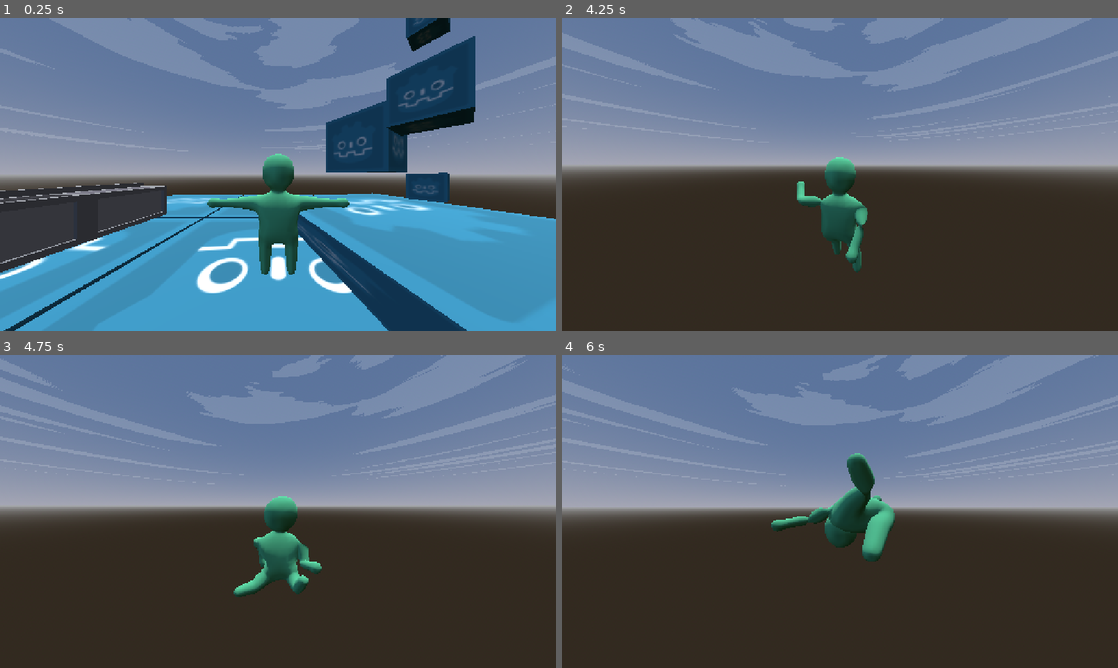
Above: before the commit, frames 1-4 (two rows, left to right).
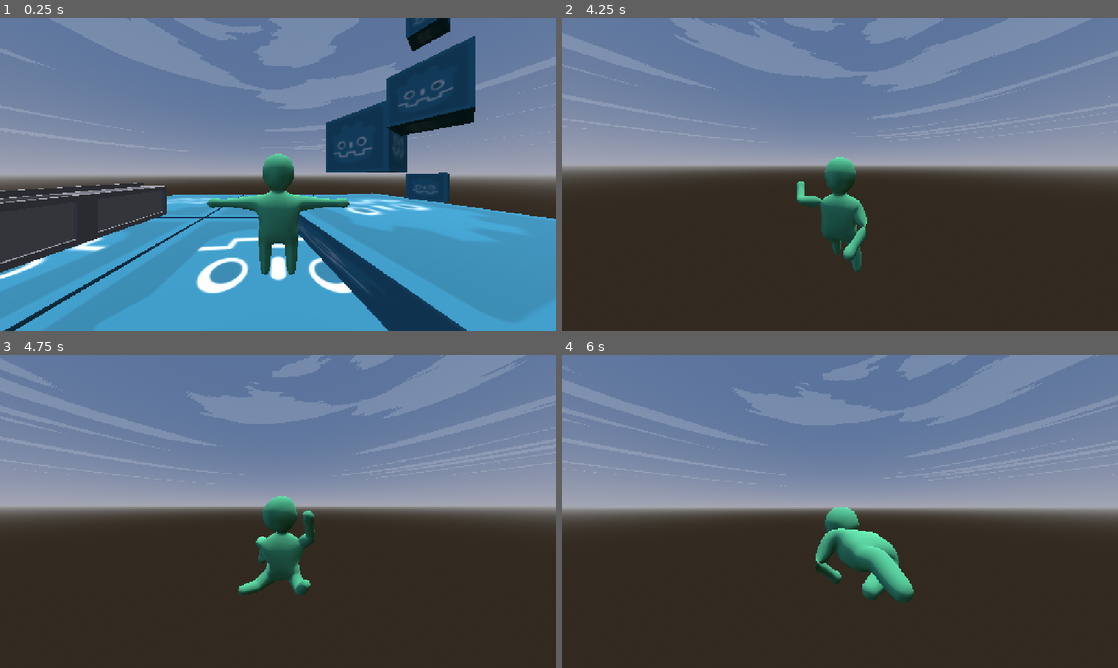
Above: after the commit, the same moments.

Repository: Lost-Rabbit-Digital/ChefWobbles
Game: Godot game, scene res://scenes/worlds/demo_scene.tscn
Same seed, same stepped clock (60 frames per second), same inputs: the game is played once before the commit and once after it. Sound files missing from this copy of the repository are replaced by a short silence.
Inputs (mouse positions are in pixels of both pictures, inside the frame that each line leads up to):
- Up to frame 1 (0.25 s): no input
- Up to frame 2 (4.25 s): move the mouse to (962, 158) at 0.52 s; hold D (move_right) 0.53-1.28 s; hold Space (jump) 0.53-1.28 s; tap R (ragdoll) at 0.6, 1.55, 3.05, 3.6 s; click (962, 158) at 0.67 s; move the mouse to (812, 174) at 1.27 s; hold W (move_forward) from 1.28 s (still down); tap Space (jump) at 1.35, 1.52, 1.82, 2.3, 3.02, 3.32 s; move the mouse to (851, 168) at 2.02 s; press the mouse at (851, 168) at 2.03 s; move the mouse to (834, 180) at 2.77 s; release the mouse at (834, 180) at 2.78 s; right-click (834, 180) at 2.85 s; click (834, 180) at 2.92 s; move the mouse to (878, 177) at 3.52 s; hold Space (jump) from 3.53 s (still down)
- Up to frame 3 (4.75 s): keep holding W (move_forward); move the mouse to (233, 508) at 4.27 s; release Space (jump) at 4.28 s; tap R (ragdoll) at 4.35 s; tap Space (jump) at 4.52 s
- Up to frame 4 (6 s): tap Space (jump) at 4.82 s; move the mouse to (845, 511) at 5.02 s; hold Space (jump) 5.03-5.78 s; click (845, 511) at 5.17 s; move the mouse to (817, 505) at 5.77 s; release W (move_forward) at 5.78 s; hold D (move_right) from 5.78 s (still down); click (817, 505) at 5.85 s

Frame 1 is identical in both runs. In frame 2, 0.3% of the frame differs, in the area x 42-55%, y 55-79%; in frame 3, 1.0%; in frame 4, 4.4%, in the area x 37-64%, y 31-80%.

Commit message:
Creating thud sounds, creating backend for audio manipulator

Diff:
--- a/godot_project/Scenes/character.tscn
+++ b/godot_project/Scenes/character.tscn
@@ -6,6 +6,7 @@
 [ext_resource type="AudioStream" uid="uid://d3gj7rc6r7kpd" path="res://audio/sound_effects/plops/plop_2.mp3" id="3_2cgup"]
 [ext_resource type="Material" uid="uid://b277dmlnwx24i" path="res://models/character/character_material.tres" id="3_ejsiy"]
 [ext_resource type="Script" uid="uid://ba8yfbx4qeq4j" path="res://scripts/character_controller/camera.gd" id="3_ya0u6"]
+[ext_resource type="AudioStream" uid="uid://4u1y6tmi4ae6" path="res://audio/sound_effects/dings/ding_1.mp3" id="4_2cgup"]
 
 [sub_resource type="StandardMaterial3D" id="StandardMaterial3D_l0mvc"]
 resource_name = "Character"
@@ -119,6 +120,7 @@
 angular_spring_stiffness = 3000.0
 grab_audio = ExtResource("2_0lw5n")
 release_audio = ExtResource("3_2cgup")
+footstep_audio = ExtResource("4_2cgup")
 
 [node name="Physical" parent="." instance=ExtResource("1_nfcse")]
 transform = Transform3D(-1, 0, -8.74228e-08, 0, 1, 0, 8.74228e-08, 0, -1, 0, 0, 0)
@@ -157,10 +159,10 @@
 shape = SubResource("BoxShape3D_fo83p")
 
 [node name="Physical Bone LArm1" type="PhysicalBone3D" parent="Physical/Armature/Skeleton3D" index="2"]
-transform = Transform3D(-1.27055e-20, 0, -1, -1, 7.54975e-08, 1.27055e-20, 7.54975e-08, 1, 0, 0.91576, 1, 0)
-joint_type = 2
-joint_offset = Transform3D(1, 0, 0, 0, 1, 0, 0, 0, 1, 3.91574e-21, 1.11292e-33, 0.31882)
-body_offset = Transform3D(1, 2.84217e-13, -1.2282e-20, -1.2282e-20, 0, -1, -2.84217e-13, 1, 0, 0, 0.31882, 0)
+transform = Transform3D(-1.3129e-20, 0, -1, -1, 7.54975e-08, 1.3129e-20, 7.54975e-08, 1, 0, 0.91576, 1, 0)
+joint_type = 2
+joint_offset = Transform3D(1, 0, 0, 0, 1, 0, 0, 0, 1, 4.05077e-21, 1.1513e-33, 0.31882)
+body_offset = Transform3D(1, 2.84217e-13, -1.27055e-20, -1.27055e-20, 0, -1, -2.84217e-13, 1, 0, 0, 0.31882, 0)
 friction = 0.2
 linear_damp_mode = 1
 angular_damp = 1.0
@@ -176,10 +178,10 @@
 shape = SubResource("CapsuleShape3D_qknsb")
 
 [node name="Physical Bone LArm2" type="PhysicalBone3D" parent="Physical/Armature/Skeleton3D" index="3"]
-transform = Transform3D(-1.27055e-20, 0, -1, -1, 7.54975e-08, 1.27055e-20, 7.54975e-08, 1, 0, 1.61445, 1, -1.42109e-14)
-joint_type = 2
-joint_offset = Transform3D(1, 0, 0, 0, 1, 0, 0, 0, 1, 4.66557e-21, 7.10543e-15, 0.379871)
-body_offset = Transform3D(1, 2.84217e-13, -1.2282e-20, -1.2282e-20, 0, -1, -2.84217e-13, 1, 0, 0, 0.379871, -7.10543e-15)
+transform = Transform3D(-1.3129e-20, 0, -1, -1, 7.54975e-08, 1.3129e-20, 7.54975e-08, 1, 0, 1.61445, 1, -1.42109e-14)
+joint_type = 2
+joint_offset = Transform3D(1, 0, 0, 0, 1, 0, 0, 0, 1, 4.82645e-21, 7.10543e-15, 0.379871)
+body_offset = Transform3D(1, 2.84217e-13, -1.27055e-20, -1.27055e-20, 0, -1, -2.84217e-13, 1, 0, 0, 0.379871, -7.10543e-15)
 friction = 0.2
 linear_damp_mode = 1
 angular_damp = 1.0
@@ -289,10 +291,10 @@
 max_results = 10
 
 [node name="Physical Bone RLeg1" type="PhysicalBone3D" parent="Physical/Armature/Skeleton3D" index="8"]
-transform = Transform3D(1.14403e-07, 0.999677, 0.0254165, 0.544879, -0.0213122, 0.838244, 0.838515, 0.0138488, -0.544703, -0.386655, -0.241816, 0.145382)
-joint_type = 2
-joint_offset = Transform3D(1, 0, 0, 0, 1, 0, 0, 0, 1, -6.34706e-07, 4.10096e-07, 0.2669)
-body_offset = Transform3D(1, -3.42727e-07, -3.57628e-07, -3.27826e-07, 3.02214e-07, -1, 3.09199e-07, 1, 2.5006e-07, 7.30157e-07, 0.2669, -4.76837e-07)
+transform = Transform3D(1.12541e-07, 0.999677, 0.0254165, 0.544879, -0.0213122, 0.838244, 0.838515, 0.0138488, -0.544703, -0.386655, -0.241816, 0.145382)
+joint_type = 2
+joint_offset = Transform3D(1, 0, 0, 0, 1, 0, 0, 0, 1, -6.57058e-07, 4.10593e-07, 0.2669)
+body_offset = Transform3D(1, -3.39001e-07, -3.57628e-07, -3.27826e-07, 3.00817e-07, -1, 3.07336e-07, 1, 2.48197e-07, 7.52509e-07, 0.2669, -4.76837e-07)
 friction = 0.2
 linear_damp_mode = 1
 angular_damp = 1.0
@@ -310,8 +312,8 @@
 [node name="Physical Bone RLeg2" type="PhysicalBone3D" parent="Physical/Armature/Skeleton3D" index="9"]
 transform = Transform3D(1.64828e-07, 1, 9.75556e-07, 0.544879, -9.07829e-07, 0.838515, 0.838515, 3.93348e-07, -0.544879, -0.393438, -0.689271, 0.436144)
 joint_type = 2
-joint_offset = Transform3D(1, 0, 0, 0, 1, 0, 0, 0, 1, -3.43663e-07, -6.4315e-07, 0.266814)
-body_offset = Transform3D(1, -3.91908e-07, -3.8743e-07, -3.57628e-07, 3.37075e-07, -1, 3.57628e-07, 1, 2.88239e-07, 4.47035e-07, 0.266814, 5.66244e-07)
+joint_offset = Transform3D(1, 0, 0, 0, 1, 0, 0, 0, 1, -3.35712e-07, -6.72953e-07, 0.266814)
+body_offset = Transform3D(1, -3.91908e-07, -4.17233e-07, -3.57628e-07, 3.37075e-07, -1, 3.57628e-07, 1, 2.88239e-07, 4.47035e-07, 0.266814, 5.96046e-07)
 friction = 0.2
 linear_damp_mode = 1
 angular_damp = 1.0
@@ -407,7 +409,9 @@
 size = 30.0
 near = 0.4
 
-[node name="InteractionAudio" type="AudioStreamPlayer3D" parent="."]
+[node name="InteractionAudioPlayer" type="AudioStreamPlayer3D" parent="."]
+
+[node name="FootstepAudioPlayer" type="AudioStreamPlayer3D" parent="."]
 
 [connection signal="skeleton_updated" from="Physical/Armature/Skeleton3D" to="." method="_on_skeleton_3d_skeleton_updated"]
 [connection signal="body_entered" from="Physical/Armature/Skeleton3D/Physical Bone LArm2/LGrabArea" to="." method="_on_l_grab_area_body_entered"]
--- a/godot_project/Scripts/character_controller/movement.gd
+++ b/godot_project/Scripts/character_controller/movement.gd
@@ -15,6 +15,7 @@
 # === AUDIO EXPORTS ===
 @export var grab_audio: AudioStream
 @export var release_audio: AudioStream
+@export var footstep_audio: AudioStream
 
 # === STABILITY CONSTANTS ===
 const UPRIGHT_FORCE_MULTIPLIER = 1.5
@@ -29,7 +30,8 @@
 @onready var camera_pivot = $CameraPivot
 @onready var animation_tree = $Animated/AnimationTree
 @onready var physical_bone_body: PhysicalBone3D = $"Physical/Armature/Skeleton3D/Physical Bone Body"
-@onready var interaction_audio = $InteractionAudio
+@onready var interaction_audio_player = $InteractionAudioPlayer
+@onready var footstep_audio_player = $FootstepAudioPlayer
 
 # === GRABBING SYSTEM (KEPT YOUR ORIGINAL SYSTEM) ===
 @onready var grab_joint_right = $Physical/GrabJointRight
@@ -52,6 +54,11 @@
 var grabbing_arm_right = false
 var current_delta: float
 
+# === FOOTSTEP AUDIO VARIABLES ===
+var was_on_floor = false
+var footstep_timer = 0.0
+const FOOTSTEP_INTERVAL = 0.35  # Time between footsteps when walking
+
 # === NEW SMOOTHING VARIABLES ===
 var target_velocity: Vector3 = Vector3.ZERO
 var movement_input: Vector3 = Vector3.ZERO
@@ -99,6 +106,7 @@
 		handle_jumping()
 		update_walking_animation()
 		update_character_rotation()
+		handle_footstep_audio(delta)
 
 func update_movement_input():
 	# Get movement input (keep your original direction system)
@@ -124,6 +132,7 @@
 
 func update_floor_detection():
 	# Keep your original floor detection system exactly the same
+	was_on_floor = is_on_floor  # Store previous state for footstep detection
 	is_on_floor = false
 	if on_floor_left.is_colliding():
 		for i in on_floor_left.get_collision_count():
@@ -196,14 +205,35 @@
 
 # === AUDIO FUNCTIONS ===
 func play_grab_audio():
-	if grab_audio and interaction_audio:
-		interaction_audio.stream = grab_audio
-		interaction_audio.play()
+	if grab_audio and interaction_audio_player:
+		interaction_audio_player.stream = grab_audio
+		interaction_audio_player.play()
 
 func play_release_audio():
-	if release_audio and interaction_audio:
-		interaction_audio.stream = release_audio
-		interaction_audio.play()
+	if release_audio and interaction_audio_player:
+		interaction_audio_player.stream = release_audio
+		interaction_audio_player.play()
+
+func play_footstep_audio():
+	if footstep_audio and footstep_audio_player:
+		footstep_audio_player.stream = footstep_audio
+		footstep_audio_player.play()
+
+func handle_footstep_audio(delta):
+	# Play footsteps when landing from a jump/fall
+	if is_on_floor and not was_on_floor:
+		play_footstep_audio()
+		footstep_timer = 0.0  # Reset timer to prevent immediate repeat
+
+	# Play footsteps while walking on ground
+	elif is_on_floor and walking:
+		footstep_timer += delta
+		if footstep_timer >= FOOTSTEP_INTERVAL:
+			play_footstep_audio()
+			footstep_timer = 0.0
+	else:
+		# Reset timer when not walking or in air
+		footstep_timer = 0.0
 
 # Keep your original spring function exactly the same
 func hookes_law(displacement: Vector3, current_velocity: Vector3, stiffness: float, damping: float) -> Vector3:
--- /dev/null
+++ b/godot_project/scripts/audio/audio_manipulator.gd
@@ -0,0 +1 @@
+extends Node
Not shown: 1 places in godot_project/Scenes/character.tscn that only renumber resources
Not shown, added: godot_project/audio/sound_effects/dings/ding_1.mp3.import
Not shown, added: godot_project/audio/sound_effects/thud_1.mp3.import
Not shown, added: godot_project/scripts/audio/audio_manipulator.gd.uid
Not shown, added: godot_project/audio/sound_effects/dings/ding_1.mp3
Not shown, added: godot_project/audio/sound_effects/thud_1.mp3
